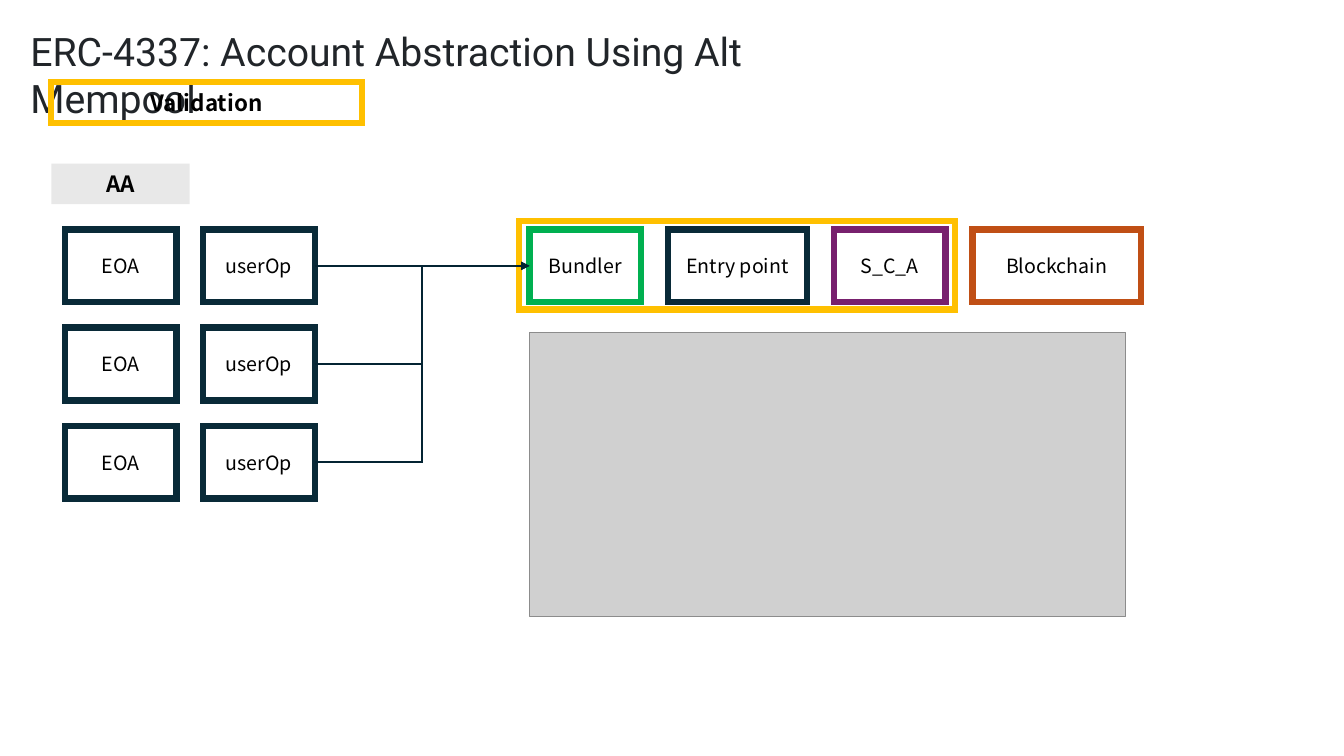
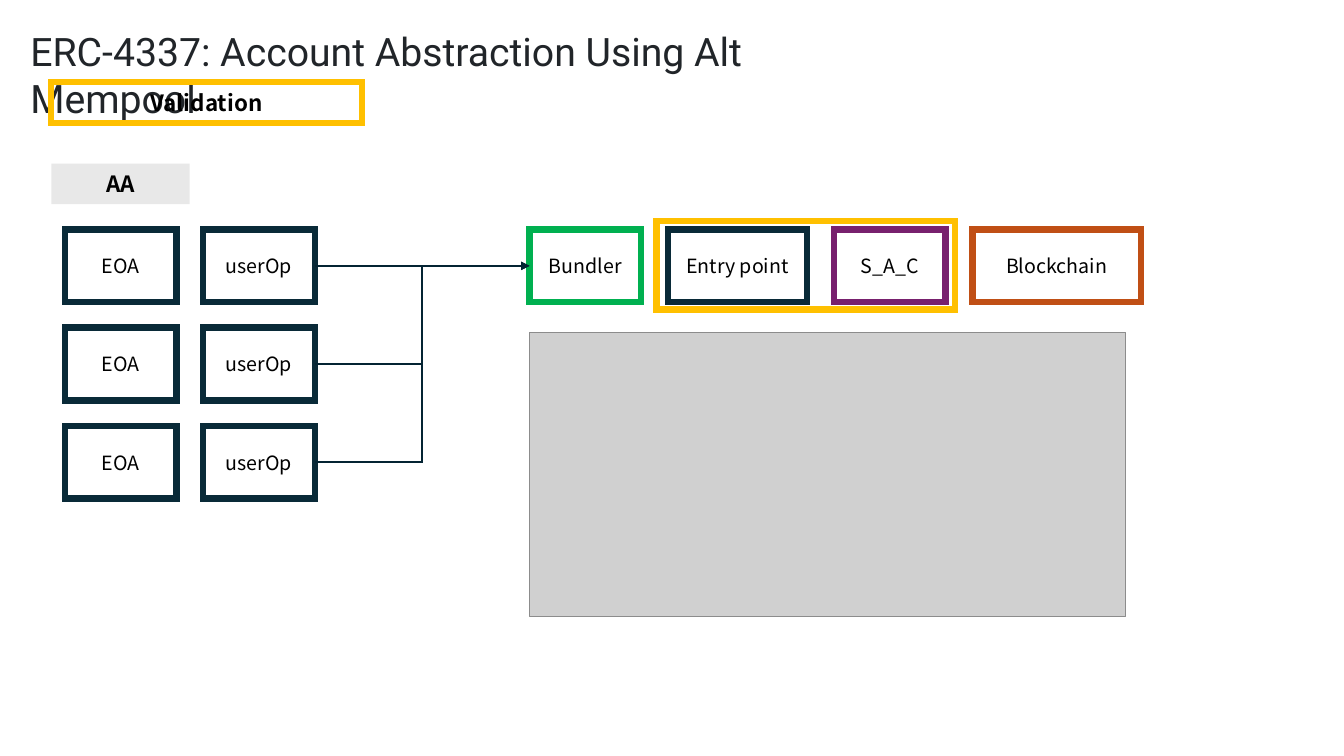
Before and after one commit to yyyljy/erc4337_alchemybundler, a slide deck: slide 9 of ERC4337.pptx. Drawn at 1344x756 pixels with LibreOffice and Linux fonts; fonts in the diff are those of the drawing; grey boxes stand for pictures. Boxes give left, top, right and bottom in pixels: in the first picture for what was removed or moved away, otherwise in the second. Text is boxed around its words. In the diff, an @@ line names an element or a change of style, - is before the commit and + after.

```diff
--- a/ERC4337.pptx
+++ b/ERC4337.pptx
@@ rectangle: place and size @@
-rectangle at bbox=[519, 221, 956, 310]
+rectangle at bbox=[656, 221, 955, 310]
@@ text in rectangle at bbox=[861, 258, 919, 276]: text changed @@
-S_C_A
+S_A_C
```
Also in this commit, not shown: 8 other slides changed.
